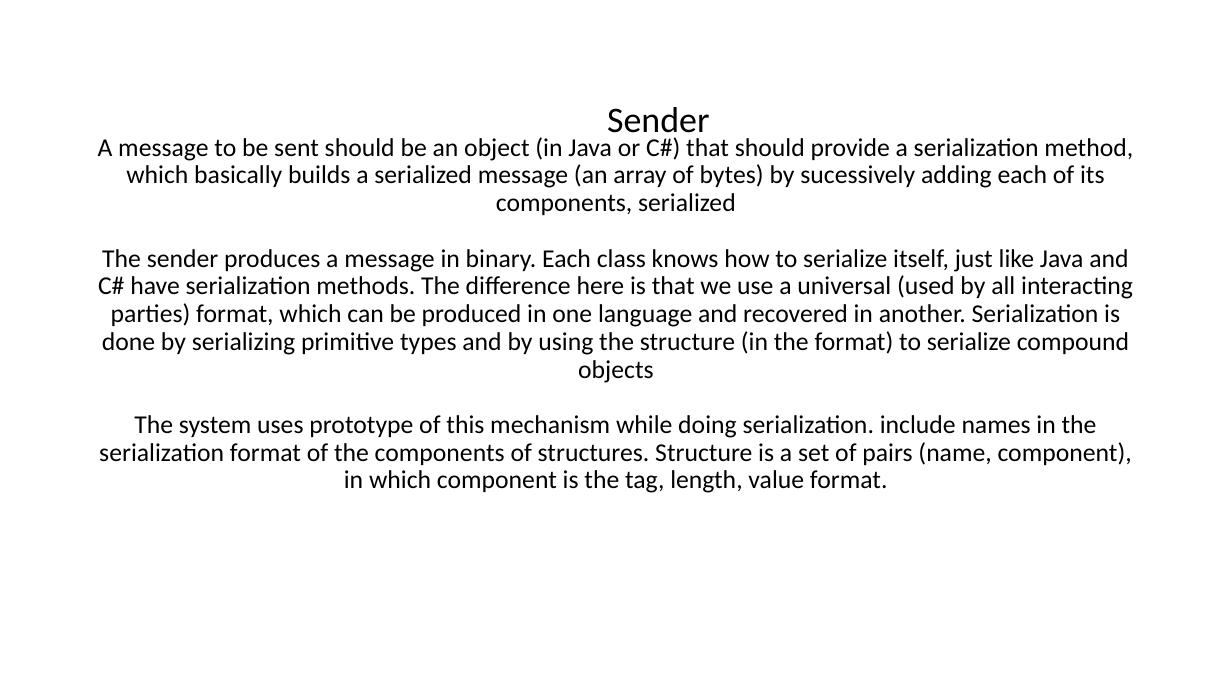
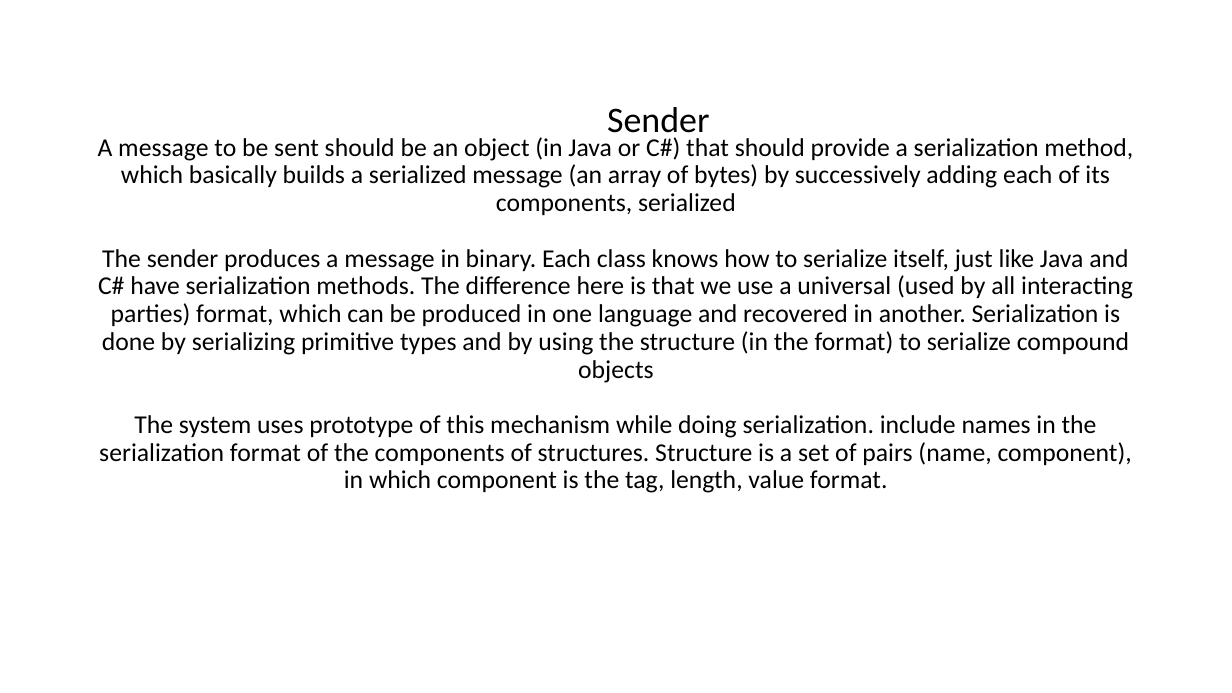
Before and after one commit to enesuysal/thesis, a slide deck: slide 15 of Presentation.pptx. Drawn at 1232x693 pixels with LibreOffice and Linux fonts; fonts in the diff are those of the drawing. Boxes give left, top, right and bottom in pixels: in the first picture for what was removed or moved away, otherwise in the second. Text is boxed around its words. In the diff, an @@ line names an element or a change of style, - is before the commit and + after.

```diff
--- a/Presentation.pptx
+++ b/Presentation.pptx
@@ title at box(98, 137, 1133, 493): text changed @@
-A message to be sent should be an object (in Java or C#) that should provide a serialization method, which basically builds a serialized message (an array of bytes) by sucessively adding each of its components, serialized
-The sender produces a message in binary. Each class knows how to serialize itself, just like Java and C# have serialization methods. The difference here is that we use a universal (used by all interacting parties) format, which can be produced in one language and recovered in another. Serialization is done by serializing primitive types and by using the structure (in the format) to serialize compound objects
-The system uses prototype of this mechanism while doing serialization. include names in the serialization format of the components of structures. Structure is a set of pairs (name, component), in which component is the tag, length, value format.
+A message to be sent should be an object (in Java or C#) that should provide a serialization method, which basically builds a serialized message (an array of bytes) by successively adding each of its components, serialized
+The sender produces a message in binary. Each class knows how to serialize itself, just like Java and C# have serialization methods. The difference here is that we use a universal (used by all interacting parties) format, which can be produced in one language and recovered in another. Serialization is done by serializing primitive types and by using the structure (in the format) to serialize compound objects
+The system uses prototype of this mechanism while doing serialization. include names in the serialization format of the components of structures. Structure is a set of pairs (name, component), in which component is the tag, length, value format.
```
Also in this commit, not shown: 1 other slide changed, 13 other files.
